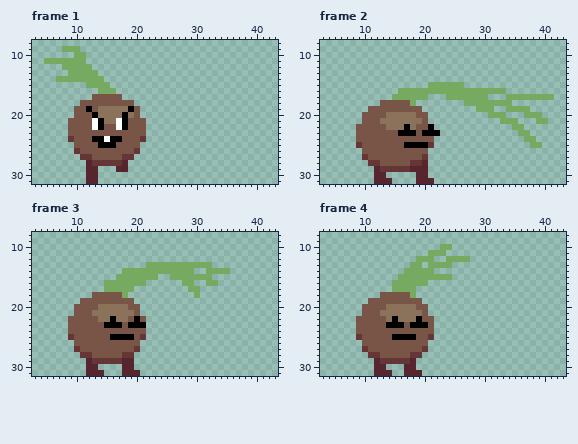
Two versions of one pixel-art file, Assets/Art/Characters/Enemy/Coconut/Basic/Ase_Coconut_Basic_Right.aseprite. Above, as it was before the edit.
48x32 pixels, 5 frames. Shown: frame 1: x 3..43, y 8..31; frame 2: x 3..43, y 8..31; frame 3: x 3..43, y 8..31; frame 4: x 3..43, y 8..31. The commit also changed other frames, which this record leaves out.
The result:
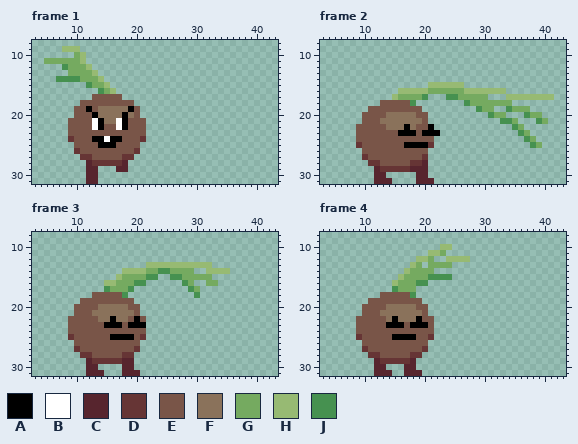
Palette (. is transparent): A #000000  B #ffffff  C #57252e  D #663535  E #795548  F #8a725b  G #75aa60  H #97ba73  J #469150
Commit message: Created Coconut Basic Attack prefab and telegraph
Difference:
Frame 1, layer "Leaf":
Colour H replaces colour G in row 9 at x 8 to 10; in rows 10 to 11 at x 11; in row 12 at x 12; in row 13 at x 13; in row 14 at x 14; in row 15 at x 15.
Colour H replaces colour G in row 16 at x 16.
Colour J replaces colour G in row 12 at x 8; in row 14 at x 7 to 10; in row 15 at x 12; in row 16 at x 14.
Frame 2, layer "Leaf":
Colour H replaces colour G in row 15 at x 21 to 26; in row 16 at x 16 to 20 and 27 to 33; in row 17 at x 15 and 34 to 41.
Colour J replaces colour G in row 17 at x 20 and 24 to 25; in row 18 at x 18 and 27; in row 19 at x 29 and 34; in row 20 at x 31 and 37; in row 21 at x 33 to 34 and 39; in row 22 at x 35.
Colour J replaces colour G in row 23 at x 36; in row 24 at x 37; in row 25 at x 38.
Frame 3, layer "Leaf":
Colour H replaces colour G in row 13 at x 22 to 32; in row 14 at x 18 to 21 and 32 to 35; in row 15 at x 17; in row 16 at x 15 to 16.
Colour J replaces colour G in row 14 at x 24 to 25; in row 15 at x 22 to 23 and 26 to 27; in row 16 at x 20 to 21 and 28; in row 17 at x 15, 19 and 29; in row 18 at x 18 and 30.
Frame 4, layer "Leaf":
Colour H replaces colour G in row 10 at x 23 to 24; in row 11 at x 21 to 22; in row 12 at x 19 to 20 and 24 to 27; in row 13 at x 18; in row 14 at x 17; in row 15 at x 16.
Colour H replaces colour G in row 16 at x 15.
Colour J replaces colour G in row 15 at x 21 to 24; in row 16 at x 19 to 20; in row 17 at x 15; in row 18 at x 18.
